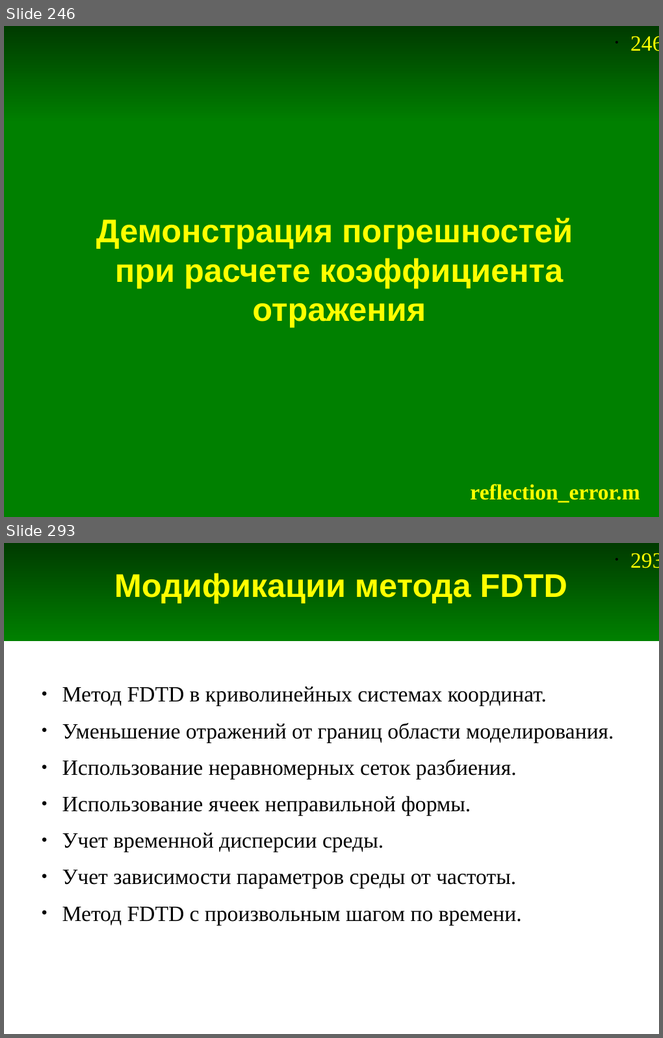
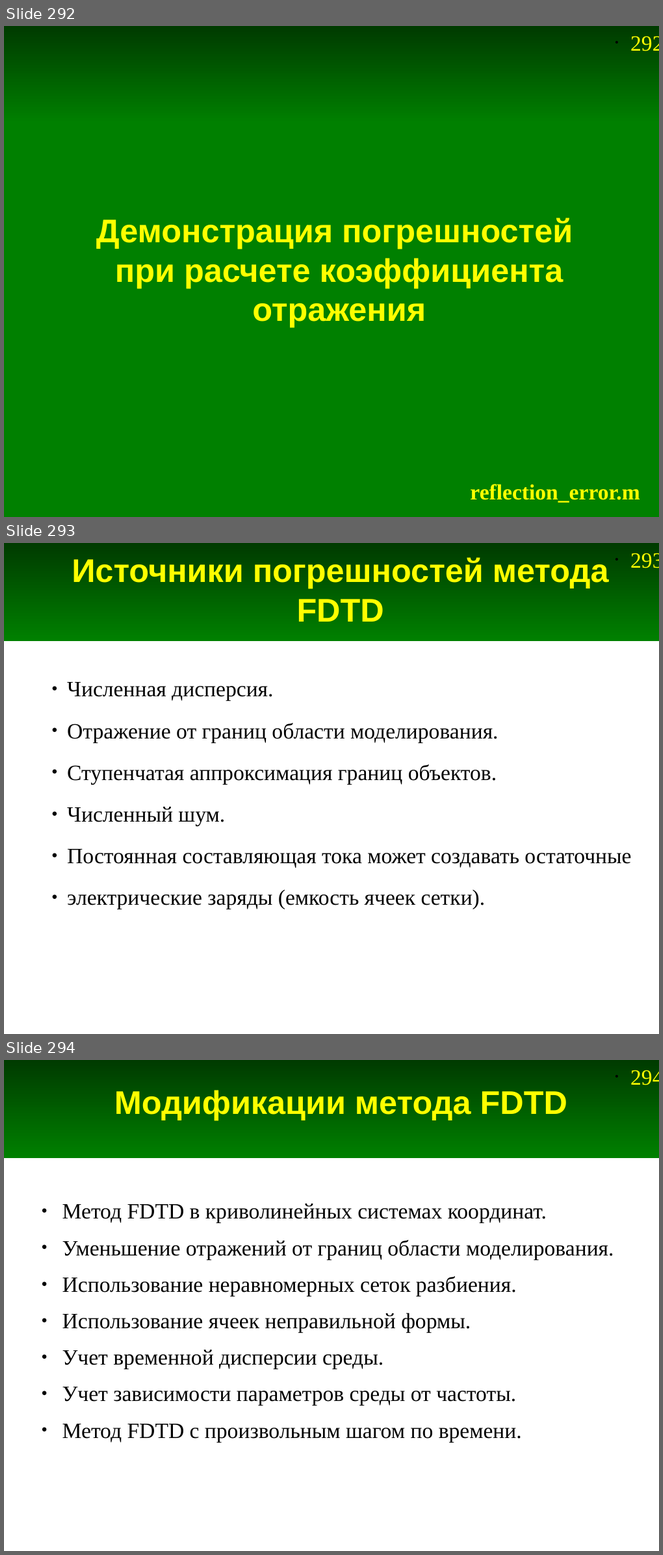
Before and after one commit to andris0147sv/modelling, a slide deck: presentations/2. FDTD.odp. Shown one above the other, each under a label of ours: slides 246 and 293 before the commit, slides 292, 293 and 294 after it; the slides between them are not shown. The pictures are 663x1038 and 663x1555 pixels, drawn with LibreOffice and Linux fonts; fonts in the diff are those of the drawing. Boxes give left, top, right and bottom in pixels: in the first picture for what was removed or moved away, otherwise in the second. Text is boxed around its words. In the diff, an @@ line names an element or a change of style, - is before the commit and + after.

Commit message:
Обновление слайдов про 2D FDTD

```diff
--- a/presentations/2. FDTD.odp
+++ b/presentations/2. FDTD.odp
@@ slide 293 added at (x1=4, y1=543, x2=659, y2=1034), background #FFFFFF; not listed: 2 template elements that a slide beside it also shows @@
@@ title added at (x1=72, y1=557, x2=609, y2=622), 36 pt, text #FFFF00, bold @@
+Источники погрешностей метода FDTD
@@ text added at (x1=67, y1=682, x2=631, y2=910), 24 pt, text #000000 @@
+● Численная дисперсия.
+● Отражение от границ области моделирования.
+● Ступенчатая аппроксимация границ объектов.
+● Численный шум.
+● Постоянная составляющая тока может создавать остаточные
+● электрические заряды (емкость ячеек сетки).
@@ what was slide 246 is now slide 292 @@
@@ page number at (x1=631, y1=36, x2=659, y2=51): text changed @@
-• 246
+• 292
@@ what was slide 293 is now slide 294 @@
@@ page number at (x1=631, y1=1070, x2=659, y2=1085): text changed @@
-• 293
+• 294
```
Also in this commit, not shown: 6 slides changed, 5 other slides added, 5 slides removed, 3 other files.
